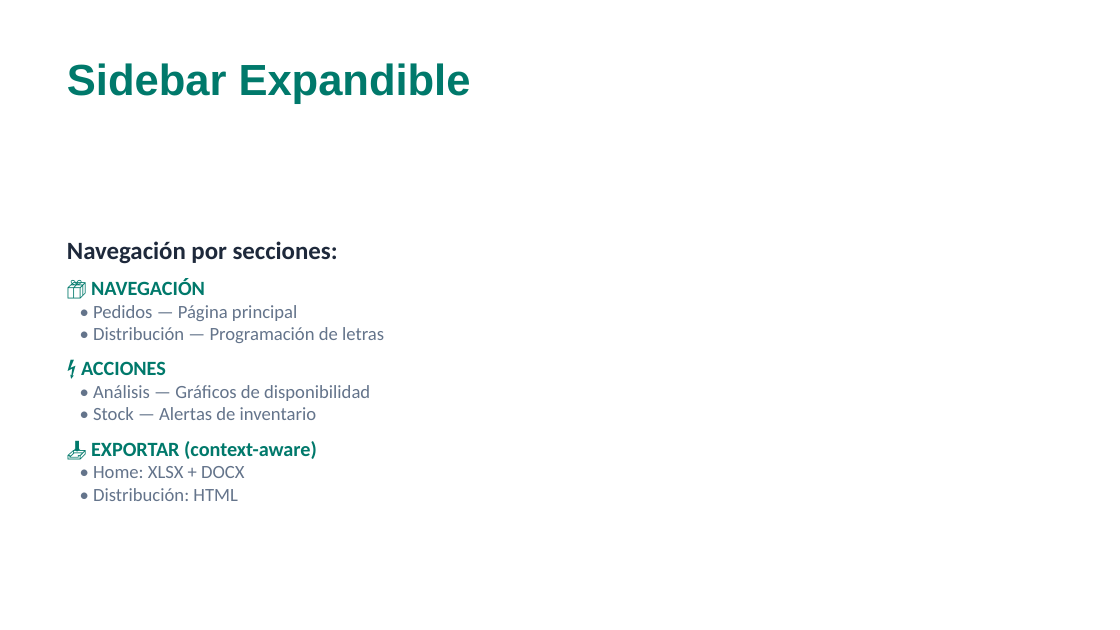
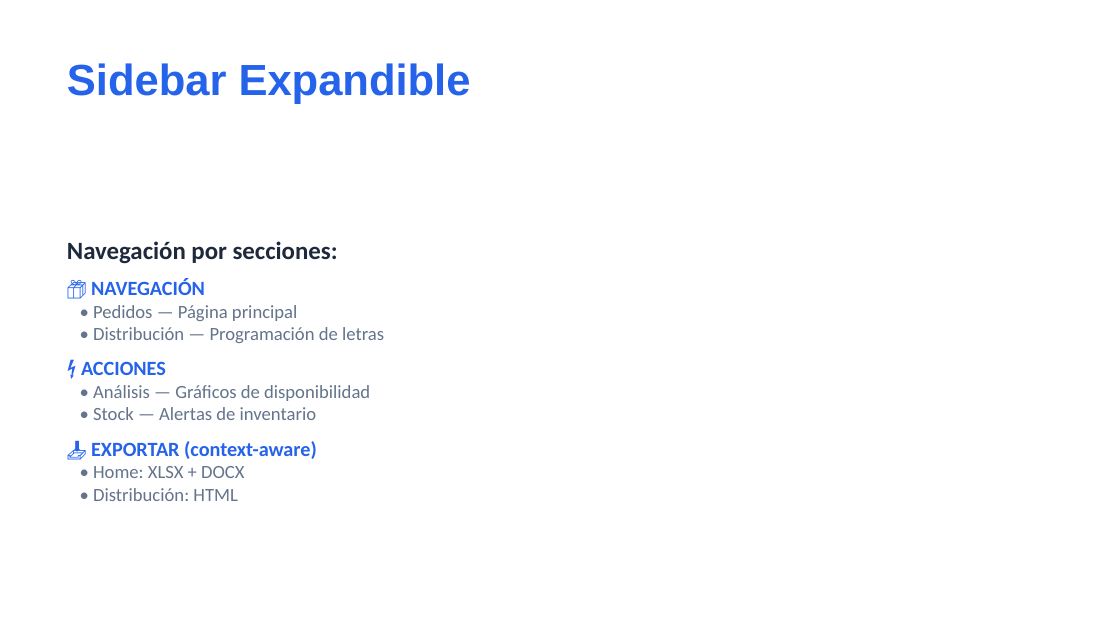
Before and after one commit to carloscus/g360-order-xlsx, a slide deck: slide 5 of docs/CIPSA_OrderX_Guia_Uso.pptx. Drawn at 1120x630 pixels with LibreOffice and Linux fonts; fonts in the diff are those of the drawing. Boxes give left, top, right and bottom in pixels: in the first picture for what was removed or moved away, otherwise in the second. Text is boxed around its words. In the diff, an @@ line names an element or a change of style, - is before the commit and + after.

```diff
--- a/docs/CIPSA_OrderX_Guia_Uso.pptx
+++ b/docs/CIPSA_OrderX_Guia_Uso.pptx
@@ text "Sidebar Expandible" at (67,63,471,104): text colour #00796B to #2563EB @@
@@ text "Navegación por secciones: 📦 NAVEGACIÓN ..." at (67,241,384,501): text colour #00796B to #2563EB in "📦 NAVEGACIÓN ⚡ ACCIONES 📥 EXPORTAR (context-aware)" @@
```
Also in this commit, not shown: 6 other slides changed, 3 slides added, 12 other files.
